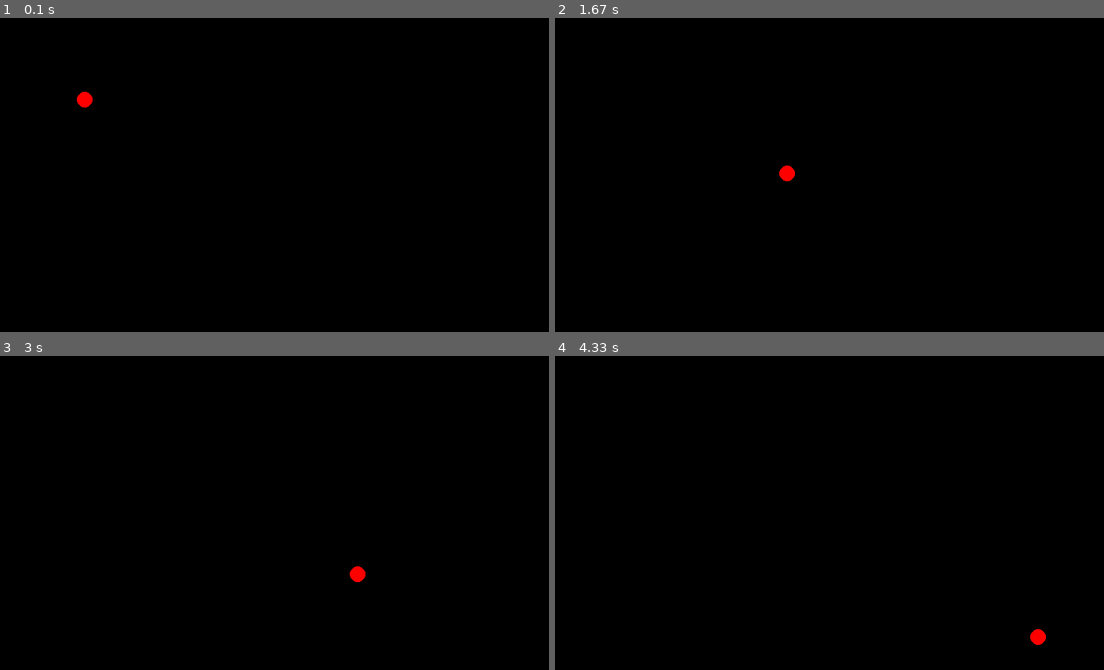
Above: before the commit, frames 1-4 (two rows, left to right).
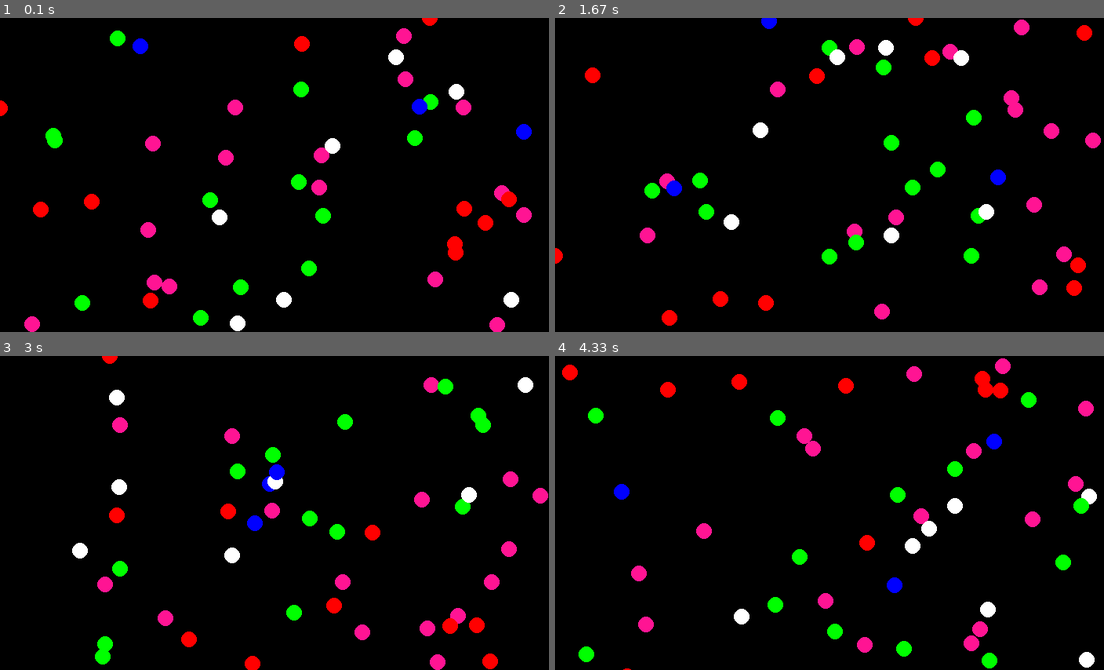
Above: after the commit, the same moments.

Repository: devsalmon/RichardCNick_yr12
Game: pygame game, started from ACS Prog Tasks/PyGame/theBall.py
Same seed, same stepped clock (60 frames per second), same inputs: the game is played once before the commit and once after it.
Inputs:
- Up to frame 1 (0.1 s): no input
- Up to frame 2 (1.67 s): no input
- Up to frame 3 (3 s): no input
- Up to frame 4 (4.33 s): no input

The runs differ from the first frame. In frame 1, 5.3% of the frame differs, in the area x 0-97%, y 0-100%; in frame 2, 5.4%, in the area x 0-100%, y 0-98%; in frame 3, 5.3%; in frame 4, 5.3%.

Commit message:
theBall - Randomness

Diff:
--- a/ACS Prog Tasks/PyGame/theBall.py
+++ b/ACS Prog Tasks/PyGame/theBall.py
@@ -7,7 +7,9 @@
 RED = (255,0,0)
 GREEN = (0,255,0)
 BLUE = (0,0,255)
-WHITE = (0,0,0)
+BLACK = (0,0,0)
+WHITE = (255,255,255)
+PINK = (255,20,147)
 
 # Initialize Pygame
 pygame.init()
@@ -44,6 +46,17 @@
     def move(self):
         self.x += self.change_x
         self.y += self.change_y
+        if self.x >= screen_width - self.size:
+            self.change_x *= -1
+        elif self.x <= 0 + self.size:
+            self.change_x *= -1
+        elif self.y >= screen_height - self.size:
+            self.change_y *= -1
+        elif self.y <= 0 + self.size:
+            self.change_y *= -1
+        #end if
+    #end proc
+
     #end def
 
     # Draws the ball on the screen
@@ -55,9 +68,17 @@
 done = False
 
 # Create an object using the ball class
-theBall = Ball(100, 100, RED, 2, 1)
-
-
+ball_list = []
+colour_list = [RED, BLUE, GREEN, WHITE, PINK]
+for count in range(0, 50):
+    xrand = random.randrange(0, screen_width - 10)
+    yrand = random.randrange(0, screen_height - 10)
+    x_speedrand = random.randrange(1, 10)
+    y_speedrand = random.randrange(1, 10)
+    colour = random.choice(colour_list)
+    theBall = Ball(xrand, yrand, colour, x_speedrand, y_speedrand)
+    ball_list.append(theBall)
+#next count
 # Game loop
 while not(done):
     for event in pygame.event.get():
@@ -65,14 +86,14 @@
             done = True
         #End If
     #Next event
-
     # Clear the screen
-    screen.fill(WHITE)
+    screen.fill(BLACK)
 
     # Draw the ball on the screen and then move it on
-    theBall.draw(screen)
-    theBall.move()
-
+    for theBall in ball_list:
+        theBall.draw(screen)
+        theBall.move()
+    #next
     # Limit to 60 FPS
     clock.tick(60)
 
